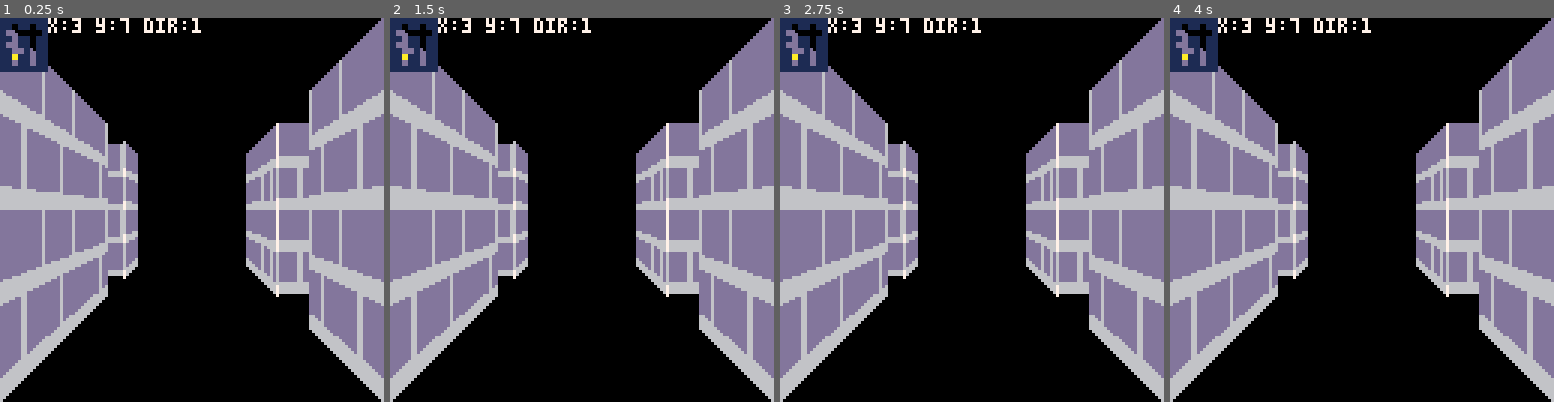
Above: before the commit, frames 1-4 (left to right).
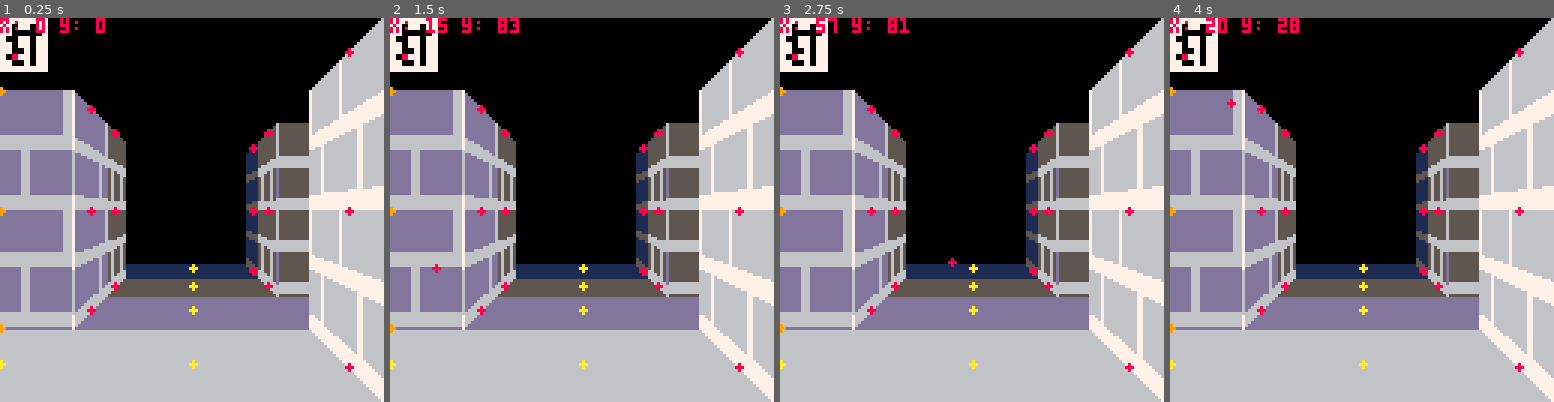
Above: after the commit, the same moments.

Repository: b4dr1ck/Pico8
Game: PICO-8 cartridge 3d_dungeon.p8
Same seed, same stepped clock (60 frames per second), same inputs: the game is played once before the commit and once after it.
Inputs (mouse positions are in pixels of both pictures, inside the frame that each line leads up to):
- Up to frame 1 (0.25 s): no input
- Up to frame 2 (1.5 s): click (670, 121) at 0.67 s; click (436, 267) at 1.22 s
- Up to frame 3 (2.75 s): click (887, 114) at 1.77 s; click (952, 259) at 2.32 s
- Up to frame 4 (4 s): click (1404, 106) at 2.87 s; click (1465, 256) at 3.42 s; click (1231, 102) at 3.97 s

The runs differ from the first frame. In frame 1, 56% of the frame differs, in the area x 0-100%, y 0-100%; in frame 2, 56%; in frame 3, 56%; in frame 4, 56%.

Commit message:
EXTEND: 3d_dungeon: Neue Funktionen fuer Game-Objects Rendering inkl. Placeholder (circle)

Diff:
--- a/3d_dungeon.p8
+++ b/3d_dungeon.p8
@@ -3,6 +3,8 @@
 __lua__
 
 function _init()
+	poke(0x5f2d,0x1) -- mouse
+
  cy=64 						-- horizon
  h0,h1=64,18 -- half height: near/far edge
  mx,my=0,0			-- top-left map cell (wall texture)
@@ -12,12 +14,12 @@
  leveldesign=[[
 11111111
 11011011
-10000001
+11000001
+10011011
 11011011
+11001011
 10011011
 11001011
-11011011
-11011011
 11111111
 ]]
 
@@ -37,12 +39,21 @@
 
 end
 
-function _update()
+function _update60()
+ mousex=stat(32)
+ mousey=stat(33)
 end
 
 function _draw()
 	cls()
 
+	-- render floor
+	rectfill(0,127,127,103,6)
+	rectfill(0,103,127,92,13)
+	rectfill(0,92,127,86,5)
+	rectfill(0,86,127,82,1)
+
+	-- render 3d view
 	for dist=3,0,-1 do
   local cx=player.x+vectors[player.dir].c[1] * dist
   local cy=player.y+vectors[player.dir].c[2] * dist
@@ -63,11 +74,14 @@
   	   ly >= 0 and
   	   ly <  #mapdata
   	then
+  	 -- floor object
+	  	floor(dist,1)
+
   	 if tonum(mapdata[ly][lx]) > 0 then
   	  if dist > 0 then
-	  	  frontwall(dist - 1,1,2,0)
+	  	  frontwall(dist-1,1,dist*2,0)
   	  end
-  	 	sidewall(dist,1,2,0)
+  	 	sidewall(dist,1,dist*2,0)
   	 end
   	end
 
@@ -77,50 +91,36 @@
   	   ry >= 0 and
   	   ry <  #mapdata
   	then
+  	 -- floor object
+ 	 	floor(dist,-1)
+
   	 if tonum(mapdata[ry][rx]) > 0 then
   	  if dist > 0 then
-	  	  frontwall(dist - 1,-1,2,0)
+	  	  frontwall(dist - 1,-1,dist*2,0)
   	  end
-  	 	sidewall(dist,-1,2,0)
+  	 	sidewall(dist,-1,dist*2,0)
   	 end
   	end
 
   	-- center wall
+ 	 -- floor object
+	 	floor(dist,0)
+
   	if tonum(mapdata[cy][cx]) > 0 then
-			 frontwall(dist - 1,0,2,0)
+			 frontwall(dist - 1,0,dist*2,0)
 			end
-
   end
  end
 
-		-- z-index 3
---	sidewall(3,1,6,0)
---	sidewall(3,-1,6,0)
- --frontwall(3,0,2,0)
-	--frontwall(3,-1,2,0)
- --frontwall(3,1,2,0)
-
-		-- z-index 2
---	sidewall(2,1,4,0)
---	sidewall(2,-1,4,0)
- --frontwall(2,0,2,0)
-	--frontwall(2,-1,2,0)
- --frontwall(2,1,2,0)
-
-	-- z-index 1
---	sidewall(1,1,2,0)
---	sidewall(1,-1,2,0)
- --frontwall(1,0,2,0)
-	--frontwall(1,-1,2,0)
- --frontwall(1,1,2,0)
-
-	-- z-index 0
---	sidewall(0,1,0,0)
---	sidewall(0,-1,0,0)
-
+ -- automap
 	render_map(mapdata)
 
-	print("x:"..player.x.." y:"..player.y.." dir:"..player.dir,16,0,7)
+	-- hud
+--	print("x:"..player.x.." y:"..player.y.." dir:"..player.dir,16,0,8)
+
+	-- mouse
+	circfill(mousex,mousey,1,8)
+	print("x: "..mousex.." y: " ..mousey)
 end
 
 -->8
@@ -138,11 +138,11 @@
 	local cx=63.5
 	local x0,x1
 
-	-- right
+	-- left
 	if dir==1 then
 		x0=flr(cx-h0/z0)
 		x1=flr(cx-h0/z1)
- -- left
+ --right
 	else
 		x0=127-flr(cx-h0/z0)
 		x1=127-flr(cx-h0/z1)
@@ -157,6 +157,13 @@
 			tline(x,cy-h,x,cy+h,u,texture_y,0,vh/(2*h))
 		end
 	end
+
+	-- object
+	local x=ceil(x0+(x1-x0)/2)
+	local y=127-x
+	circfill(x,y,1,8)
+	circfill(x,64,1,8)
+	circfill(x,x,1,8)
 end
 
 -- frontwall(zindex,dir,texture_x,texture_y)
@@ -173,12 +180,12 @@
 
 	-- left
 	if dir==1 then
-		x0=0
+		x0=-32+zindex*8
 		x1=edge
 	-- right
 	elseif dir == -1 then
 		x0=127-edge
-		x1=127
+		x1=127+(32-zindex*8)
 	-- center
 	elseif dir == 0 then
 		x0=flr(cx-h)
@@ -189,8 +196,47 @@
 		local u=texture_x+uw*t
 		tline(x,cy-h,x,cy+h,u,texture_y,0,vh/(2*h))
 	end
-end
-
+
+	-- object
+	 if dir == 1 then
+  	circfill(zindex*8,cy+h,1,9)
+  	circfill(zindex*8,64,1,9)
+  	circfill(zindex*8,cy-h,1,9)
+		elseif dir == -1 then
+  	circfill(127-zindex*8,cy+h,1,9)
+  	circfill(127-zindex*8,64,1,9)
+  	circfill(127-zindex*8,cy-h,1,9)
+		elseif dir == 0 then
+  	circfill(64,cy+h,1,9)
+  	circfill(64,64,1,9)
+  	circfill(64,cy-h,1,9)
+		end
+end
+
+--	floor(zindex,dir)
+--  * z-index: how far is the wall in the distance
+--  * dir: left or right or center (1,-1,0)
+function floor(zindex,dir)
+	local zfar=h0/h1
+	local cx=64
+	local z0=1+(zfar-1)*zindex/distance
+	local z1=1+(zfar-1)*(zindex+1)/distance
+	local scale=(h0/z0+h0/z1)/2
+	local y=cy+scale
+	local x=cx
+
+	if dir == 0 then
+		circfill(64,y,1,10)
+	elseif dir == 1 then
+		circfill(zindex*8,y,1,10)
+	elseif dir == -1 then
+		x=cx+scale
+		circfill(127-zindex*8,y,1,10)
+	end
+end
+
+-- create_level_map(data)
+--		* data: mapdata as a string bitfield with newlines
 function create_level_map(data)
  local dataarray={}
  local rows=split(data,"\n",false)
@@ -205,10 +251,12 @@
  return dataarray
 end
 
+-- render_map(data)
+-- 	* data: 2d array of the mapdata
 function render_map(data)
  local size=2
- local colm=1
- local colp=10
+ local colm=7
+ local colp=8
 
  for y=1,#data do
   for x=1,#data[y] do
